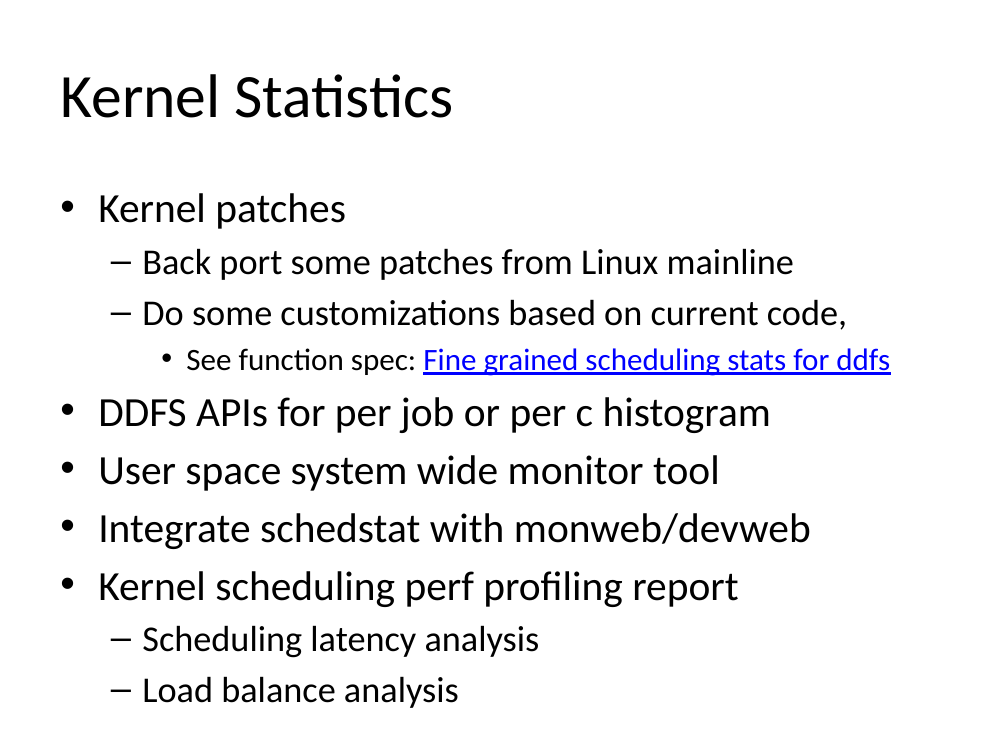
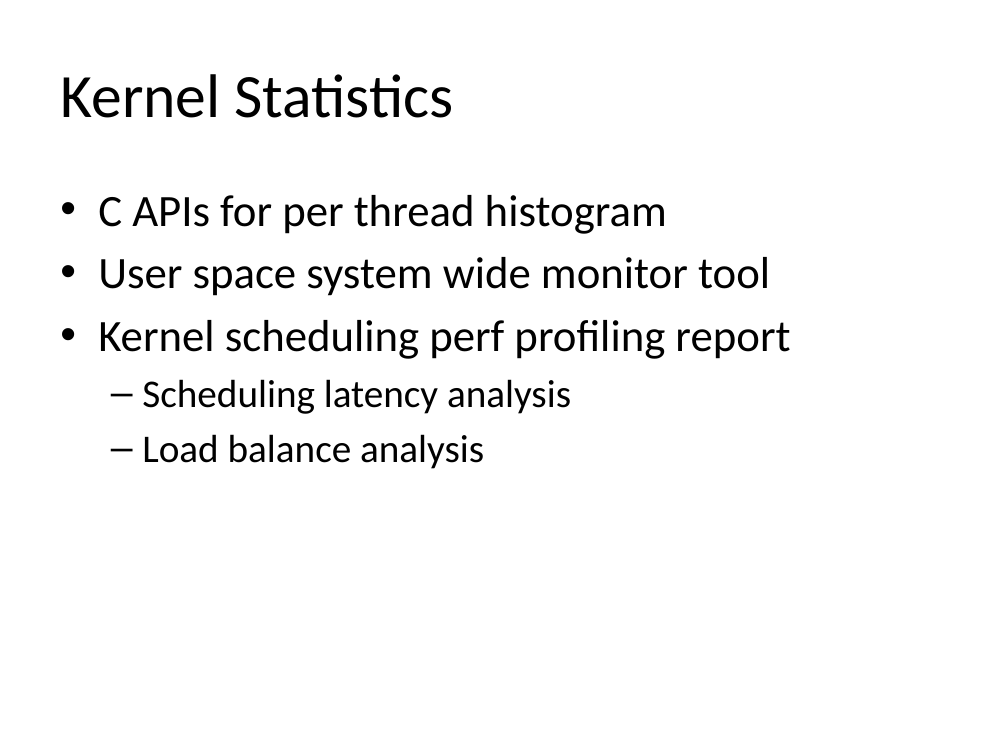
Before and after one commit to yangoliver/mydoc, a slide deck: slide 18 of slides/2016/linux_latency_breakdown.pptx. Drawn at 1008x756 pixels with LibreOffice and Linux fonts; fonts in the diff are those of the drawing. Boxes give left, top, right and bottom in pixels: in the first picture for what was removed or moved away, otherwise in the second. Text is boxed around its words. In the diff, an @@ line names an element or a change of style, - is before the commit and + after.

```diff
--- a/slides/2016/linux_latency_breakdown.pptx
+++ b/slides/2016/linux_latency_breakdown.pptx
@@ text at [98, 195, 667, 234]: text changed; size 25.9 to 32 pt @@
-• Kernel patches
-  – Back port some patches from Linux mainline
-  – Do some customizations based on current code,
-    • See function spec: Fine grained scheduling stats for ddfs
-• DDFS APIs for per job or per c histogram
+• C APIs for per thread histogram
@@ text at [98, 257, 790, 469]: size 29.6 to 32 pt in "User space system wide monitor tool", "Kernel scheduling perf profiling report"; size 25.9 to 28 pt in "Scheduling latency analysis", "Load balance analysis" @@
@@ text at [98, 513, 811, 549]: paragraph removed @@
-• Integrate schedstat with monweb/devweb
```
Also in this commit, not shown: 9 other slides changed, 4 slides removed.
